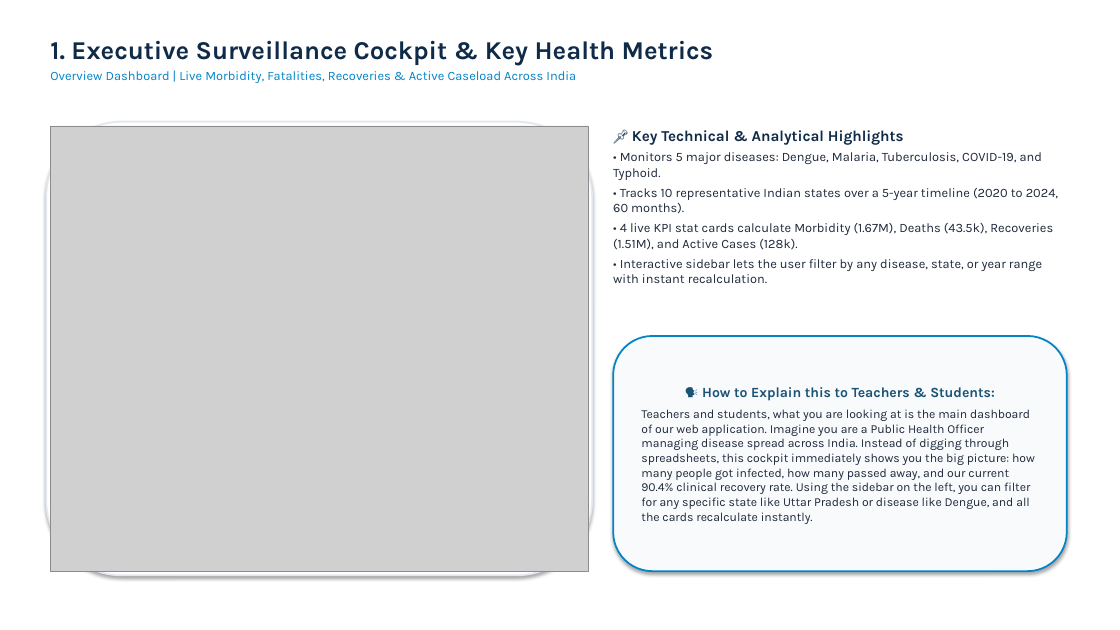
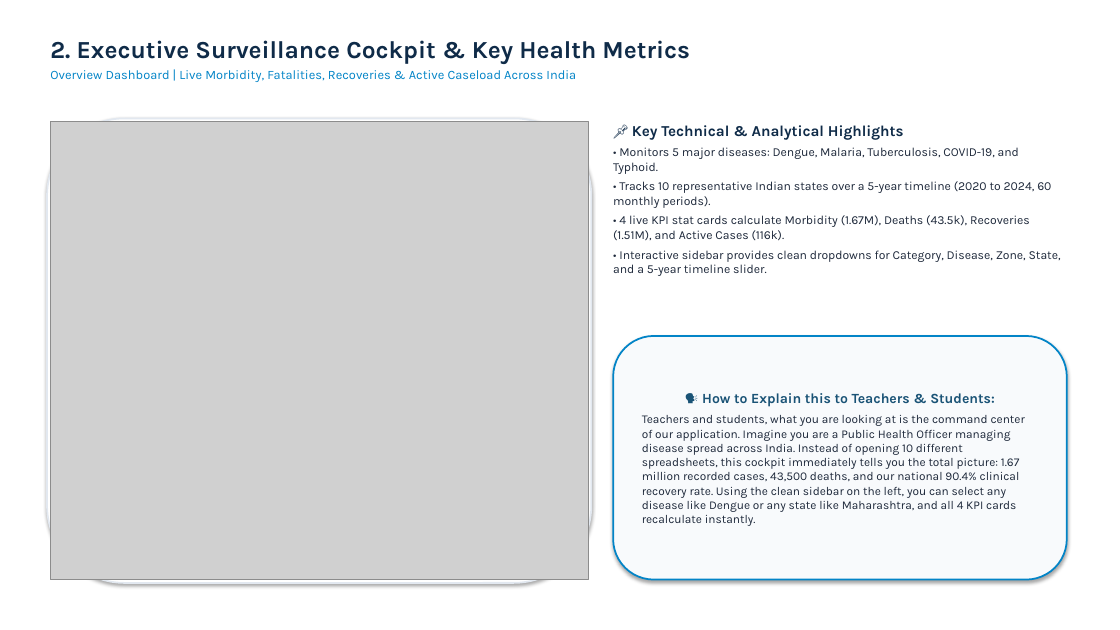
Before and after one commit to Argjain/2500320140031-disease-trend-analysis., a slide deck: slide 3 of docs/18_ArgJain_DiseaseTrendAnalysis_Presentation.pptx (slide 2 before the commit). Drawn at 1120x630 pixels with LibreOffice and Linux fonts; fonts in the diff are those of the drawing; grey boxes stand for pictures. Boxes give left, top, right and bottom in pixels: in the first picture for what was removed or moved away, otherwise in the second. Text is boxed around its words. In the diff, an @@ line names an element or a change of style, - is before the commit and + after.

```diff
--- a/docs/18_ArgJain_DiseaseTrendAnalysis_Presentation.pptx
+++ b/docs/18_ArgJain_DiseaseTrendAnalysis_Presentation.pptx
@@ text at (x1=50, y1=40, x2=690, y2=64): text changed; size 22 to 21 pt @@
-1. Executive Surveillance Cockpit & Key Health Metrics
+2. Executive Surveillance Cockpit & Key Health Metrics
@@ rounded rectangle resized from (x1=46, y1=122, x2=592, y2=576) to (x1=47, y1=118, x2=592, y2=583) @@
@@ picture resized from (x1=50, y1=126, x2=588, y2=571) to (x1=50, y1=122, x2=588, y2=580) @@
@@ text at (x1=613, y1=147, x2=1019, y2=174): size 11 to 10.5 pt in "• Monitors 5 major diseases: Dengue, Malaria, ..." @@
@@ text at (x1=613, y1=181, x2=1061, y2=276): text changed; size 11 to 10.5 pt @@
-• Tracks 10 representative Indian states over a 5-year timeline (2020 to 2024, 60 months).
-• 4 live KPI stat cards calculate Morbidity (1.67M), Deaths (43.5k), Recoveries (1.51M), and Active Cases (128k).
-• Interactive sidebar lets the user filter by any disease, state, or year range with instant recalculation.
+• Tracks 10 representative Indian states over a 5-year timeline (2020 to 2024, 60 monthly periods).
+• 4 live KPI stat cards calculate Morbidity (1.67M), Deaths (43.5k), Recoveries (1.51M), and Active Cases (116k).
+• Interactive sidebar provides clean dropdowns for Category, Disease, Zone, State, and a 5-year timeline slider.
@@ rounded rectangle "🗣️ How to Explain this ..." resized from (x1=613, y1=336, x2=1067, y2=571) to (x1=613, y1=336, x2=1067, y2=580) @@
@@ text in rounded rectangle at (x1=642, y1=415, x2=1025, y2=526): text changed; size 10.5 to 10.2 pt @@
-Teachers and students, what you are looking at is the main dashboard of our web application. Imagine you are a Public Health Officer managing disease spread across India. Instead of digging through spreadsheets, this cockpit immediately shows you the big picture: how many people got infected, how many passed away, and our current 90.4% clinical recovery rate. Using the sidebar on the left, you can filter for any specific state like Uttar Pradesh or disease like Dengue, and all the cards recalculate instantly.
+Teachers and students, what you are looking at is the command center of our application. Imagine you are a Public Health Officer managing disease spread across India. Instead of opening 10 different spreadsheets, this cockpit immediately tells you the total picture: 1.67 million recorded cases, 43,500 deaths, and our national 90.4% clinical recovery rate. Using the clean sidebar on the left, you can select any disease like Dengue or any state like Maharashtra, and all 4 KPI cards recalculate instantly.
```
Also in this commit, not shown: 6 other slides changed, 7 slides added, 2 slides removed, 25 other files.
